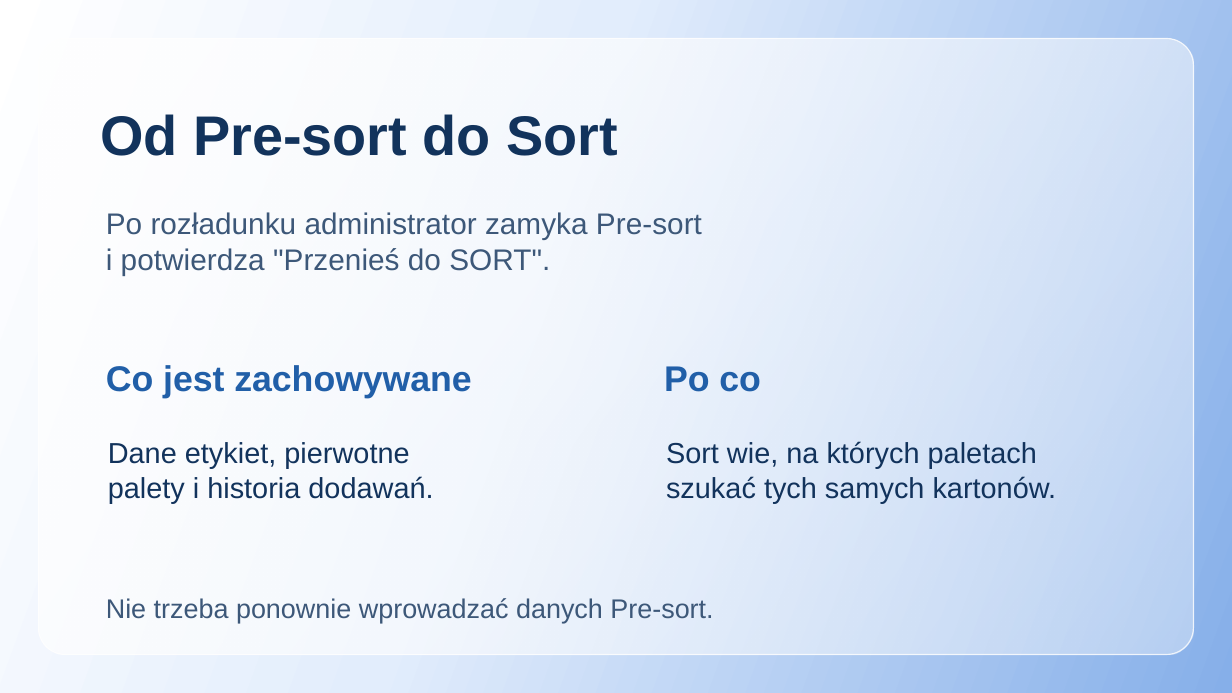
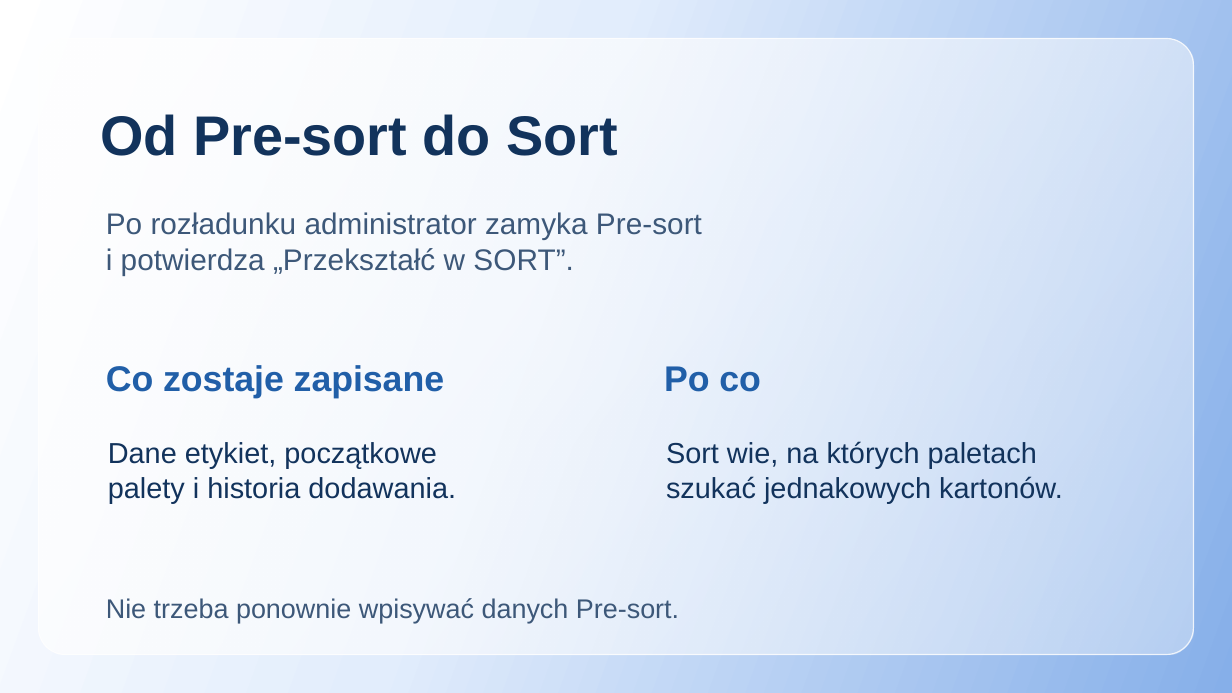
Before and after one commit to Van1shjod/warehouse_sort, a slide deck: slide 10 of presentation-pl.pptx. Drawn at 1232x693 pixels with LibreOffice and Linux fonts; fonts in the diff are those of the drawing. Boxes give left, top, right and bottom in pixels: in the first picture for what was removed or moved away, otherwise in the second. Text is boxed around its words. In the diff, an @@ line names an element or a change of style, - is before the commit and + after.

```diff
--- a/presentation-pl.pptx
+++ b/presentation-pl.pptx
@@ text at box(106, 248, 573, 276): text changed @@
-i potwierdza "Przenieś do SORT".
+i potwierdza „Przekształć w SORT”.
@@ text at box(106, 365, 444, 398): text changed @@
-Co jest zachowywane
+Co zostaje zapisane
@@ text at box(108, 442, 456, 503): text changed @@
-Dane etykiet, pierwotne
-palety i historia dodawań.
+Dane etykiet, początkowe
+palety i historia dodawania.
@@ text at box(666, 476, 1063, 503): text changed @@
-szukać tych samych kartonów.
+szukać jednakowych kartonów.
@@ text at box(106, 598, 679, 624): text changed @@
-Nie trzeba ponownie wprowadzać danych Pre-sort.
+Nie trzeba ponownie wpisywać danych Pre-sort.
```
Also in this commit, not shown: 18 other slides changed, 3 other files.
